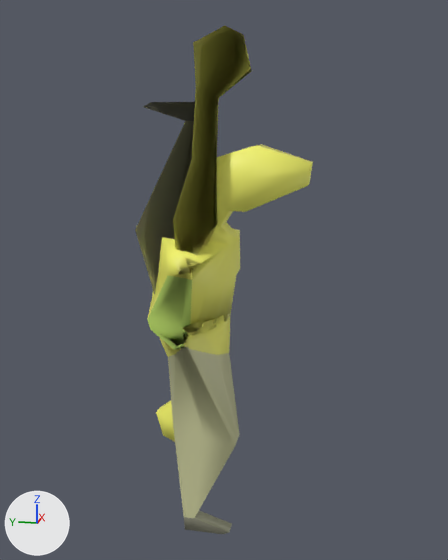
A saved change to the glTF model gauntlet/player/imported/lizardprince_idle.glb.
Rendered twice from a camera (50 mm lens) standing at (-1.869, -0.475, 1.436) and looking at (0.05, -0.091, 0.956). The axes (+X, +Y, +Z) are drawn at lower left. The lights are the same throughout. Vertices at the same position are counted once.

Objects in the first picture: 'null_Base_shp'.
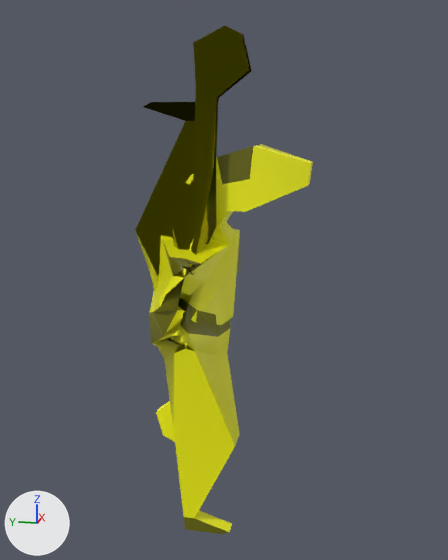
The change in detail:
me_null_base_shp has 250 vertices, 496 faces and spans x -0.15..0.2, y -0.36..0.18, z 0.0..1.7.
me_null_base_shp is used by ob_null_base_shp; location (0.0, 0.0, 0.0).
me_null_base_shp part 1: 58 of 250 vertices moved; they spanned x -0.14..0.14, y -0.1..0.15, z 0.67..1.34 and now span x -0.13..0.19, y -0.12..0.15, z 0.65..1.33; mean shift (0.0, 0.0, 0.03); largest move (-0.05, 0.01, 0.75) -> (-0.07, -0.04, 1.24).
me_null_base_shp part 2: 317 faces centred in x -0.13..0.2, y -0.36..0.17, z 0.31..1.7 are repainted in the vertex colours; the middle colour goes from yellow #ffff71 to yellow #ffff00.
me_null_base_shp part 3: 95 faces centred in x -0.11..0.12, y -0.11..0.14, z 0.03..1.48 are repainted in the vertex colours; the middle colour goes from beige #d3d4a3 to yellow #ffff00.
me_null_base_shp part 4: 84 faces centred in x -0.14..0.19, y -0.17..0.13, z 0.0..1.51 are repainted in the vertex colours; the middle colour goes from grey #959581 to dark yellow #6d6d00.

Boxes (x1, y1, x2, y2) around the edits, measured in the pictures (448 x 560 px; the box of a moved part takes in the faces that stretch with it):
'null_Base_shp', reshaped, recoloured (beige to yellow): (135, 26, 313, 534) in both
part 1 of me_null_base_shp, moved or reshaped: (135, 88, 240, 445) in both
part 2 of me_null_base_shp, recoloured: (156, 26, 313, 442) in both
part 3 of me_null_base_shp, recoloured (beige to yellow): (135, 121, 239, 532) in both
part 4 of me_null_base_shp, recoloured: (143, 102, 253, 534) in both
